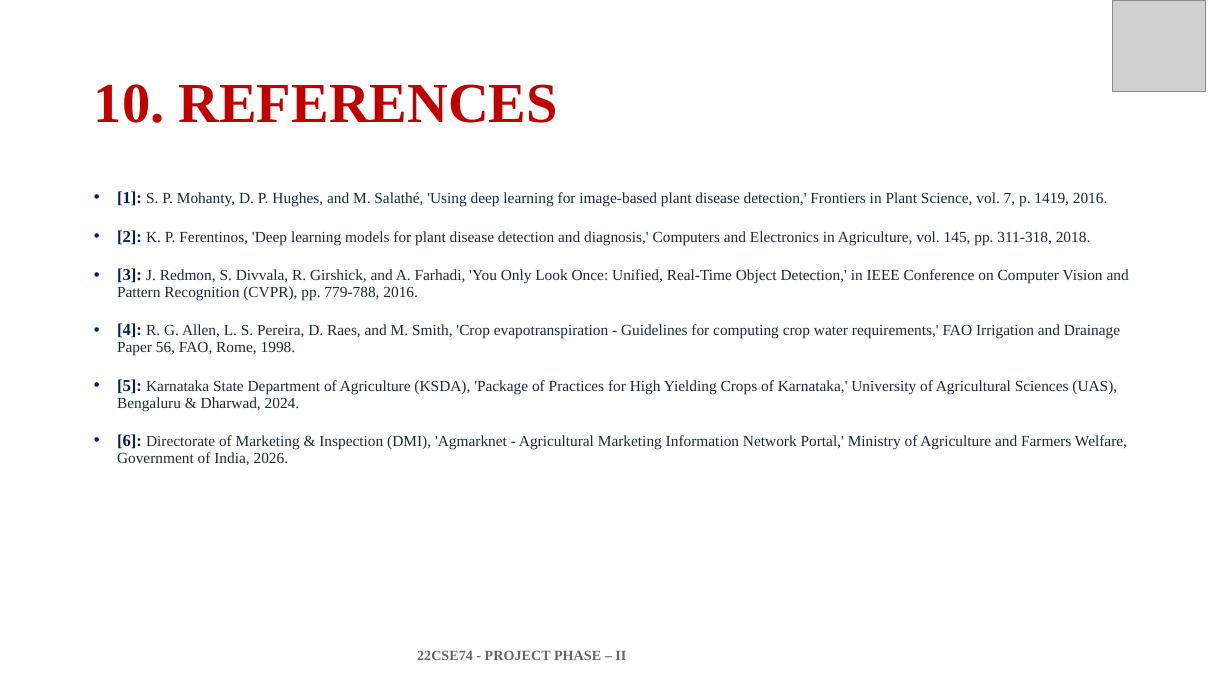
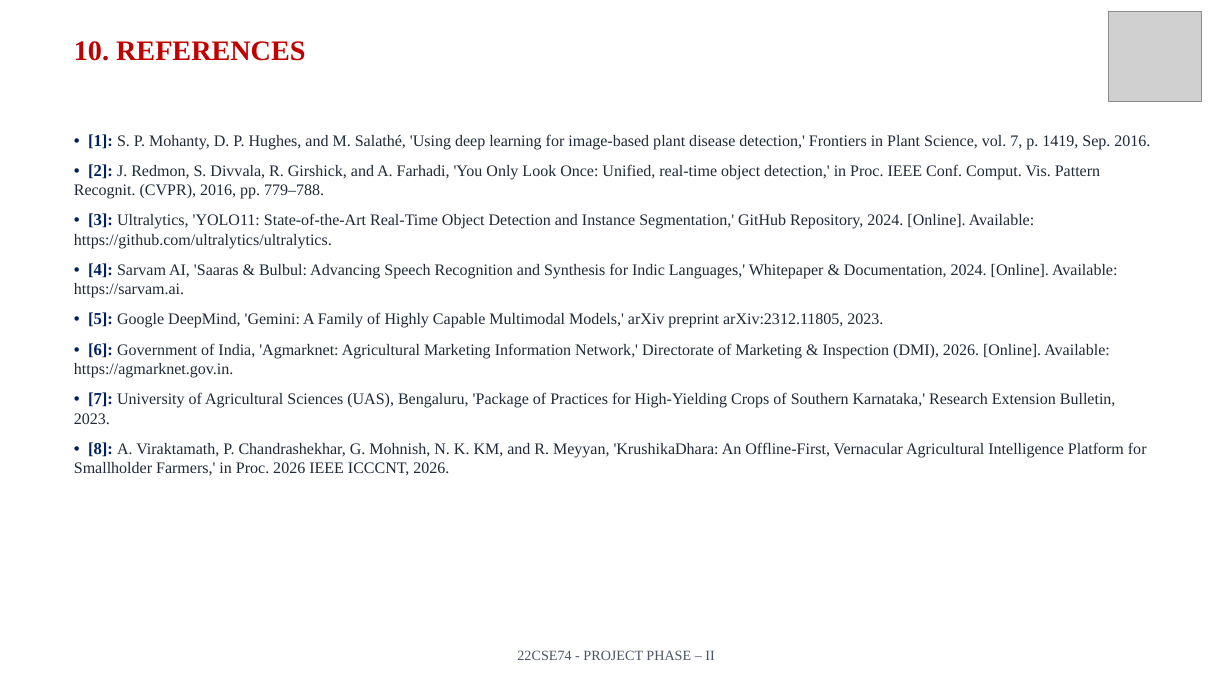
Before and after one commit to Naveenkm07/Major-Krushikadhara-figma, a slide deck: slide 18 of Project Phase-II_Review 2_ PPT Template.pptx. Drawn at 1232x693 pixels with LibreOffice and Linux fonts; fonts in the diff are those of the drawing; grey boxes stand for pictures. Boxes give left, top, right and bottom in pixels: in the first picture for what was removed or moved away, otherwise in the second. Text is boxed around its words. In the diff, an @@ line names an element or a change of style, - is before the commit and + after.

Commit message:
fix(ppt): resolve title and image overlaps, upgrade flow diagrams to ultra-HD 3000x1500 Retina quality, and polish slide layouts

```diff
--- a/Project Phase-II_Review 2_ PPT Template.pptx
+++ b/Project Phase-II_Review 2_ PPT Template.pptx
@@ picture: place and size @@
-picture at (1113, 1, 1205, 91)
+picture at (1109, 11, 1202, 102)
@@ text "10. REFERENCES": place and size @@
-text "10. REFERENCES" at (94, 84, 558, 123)
+text "10. REFERENCES" at (74, 41, 305, 61)
@@ text "10. REFERENCES" at (74, 41, 305, 61): size 44 to 22 pt; line spacing 0.9 to 1; vertical alignment middle to top @@
@@ text added at (74, 134, 1150, 476), 12.5 pt, text #1F2937 @@
+• [1]: S. P. Mohanty, D. P. Hughes, and M. Salathé, 'Using deep learning for image-based plant disease detection,' Frontiers in Plant Science, vol. 7, p. 1419, Sep. 2016.
+• [2]: J. Redmon, S. Divvala, R. Girshick, and A. Farhadi, 'You Only Look Once: Unified, real-time object detection,' in Proc. IEEE Conf. Comput. Vis. Pattern Recognit. (CVPR), 2016, pp. 779–788.
+• [3]: Ultralytics, 'YOLO11: State-of-the-Art Real-Time Object Detection and Instance Segmentation,' GitHub Repository, 2024. [Online]. Available: https://github.com/ultralytics/ultralytics.
+• [4]: Sarvam AI, 'Saaras & Bulbul: Advancing Speech Recognition and Synthesis for Indic Languages,' Whitepaper & Documentation, 2024. [Online]. Available: https://sarvam.ai.
+• [5]: Google DeepMind, 'Gemini: A Family of Highly Capable Multimodal Models,' arXiv preprint arXiv:2312.11805, 2023.
+• [6]: Government of India, 'Agmarknet: Agricultural Marketing Information Network,' Directorate of Marketing & Inspection (DMI), 2026. [Online]. Available: https://agmarknet.gov.in.
+• [7]: University of Agricultural Sciences (UAS), Bengaluru, 'Package of Practices for High-Yielding Crops of Southern Karnataka,' Research Extension Bulletin, 2023.
+• [8]: A. Viraktamath, P. Chandrashekhar, G. Mohnish, N. K. KM, and R. Meyyan, 'KrushikaDhara: An Offline-First, Vernacular Agricultural Intelligence Platform for Smallholder Farmers,' in Proc. 2026 IEEE ICCCNT, 2026.
@@ text removed at (117, 191, 1129, 465) @@
-• [1]: S. P. Mohanty, D. P. Hughes, and M. Salathé, 'Using deep learning for image-based plant disease detection,' Frontiers in Plant Science, vol. 7, p. 1419, 2016.
-• [2]: K. P. Ferentinos, 'Deep learning models for plant disease detection and diagnosis,' Computers and Electronics in Agriculture, vol. 145, pp. 311-318, 2018.
-• [3]: J. Redmon, S. Divvala, R. Girshick, and A. Farhadi, 'You Only Look Once: Unified, Real-Time Object Detection,' in IEEE Conference on Computer Vision and Pattern Recognition (CVPR), pp. 779-788, 2016.
-• [4]: R. G. Allen, L. S. Pereira, D. Raes, and M. Smith, 'Crop evapotranspiration - Guidelines for computing crop water requirements,' FAO Irrigation and Drainage Paper 56, FAO, Rome, 1998.
-• [5]: Karnataka State Department of Agriculture (KSDA), 'Package of Practices for High Yielding Crops of Karnataka,' University of Agricultural Sciences (UAS), Bengaluru & Dharwad, 2024.
-• [6]: Directorate of Marketing & Inspection (DMI), 'Agmarknet - Agricultural Marketing Information Network Portal,' Ministry of Agriculture and Farmers Welfare, Government of India, 2026.
@@ text "22CSE74 - PROJECT PHASE – ..." at (517, 650, 714, 660): text colour #666666 to #4B5563, bold off; alignment left to centre @@
```
Also in this commit, not shown: 10 other slides changed, 10 slides added, 10 slides removed, 11 other files.
